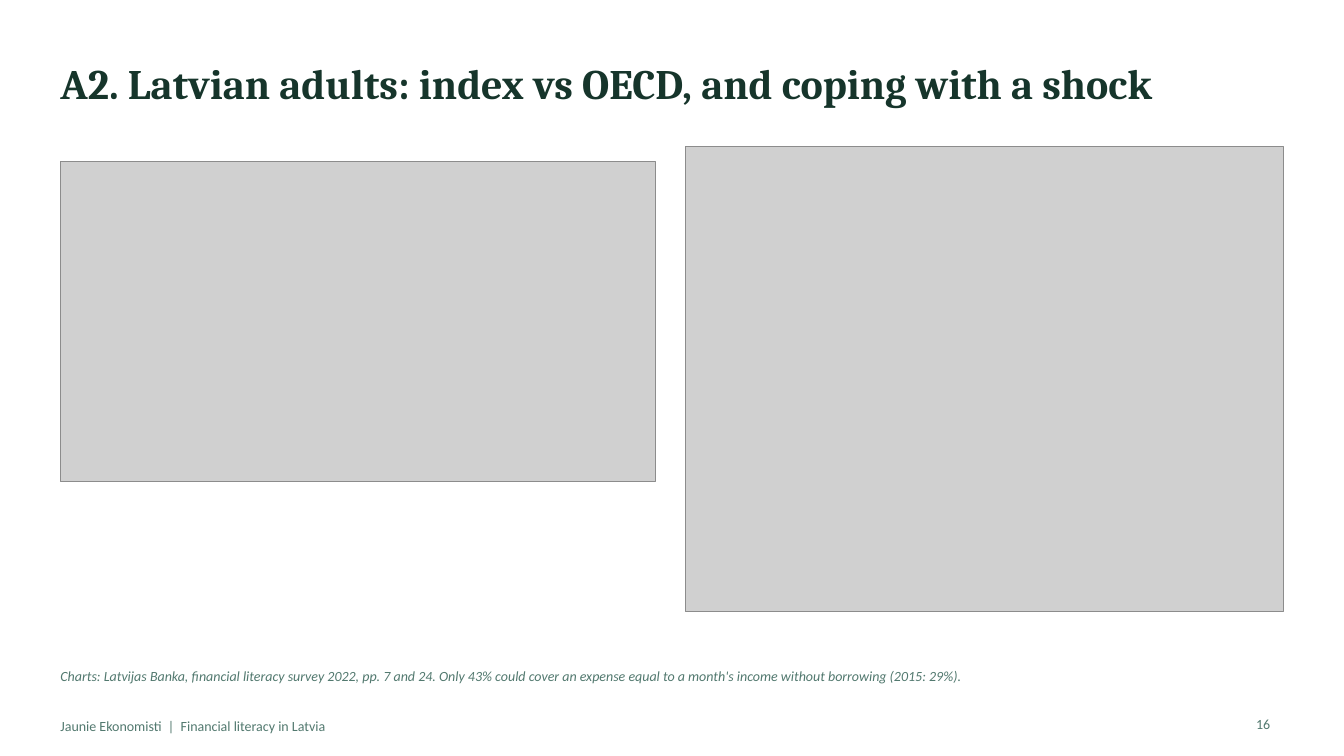
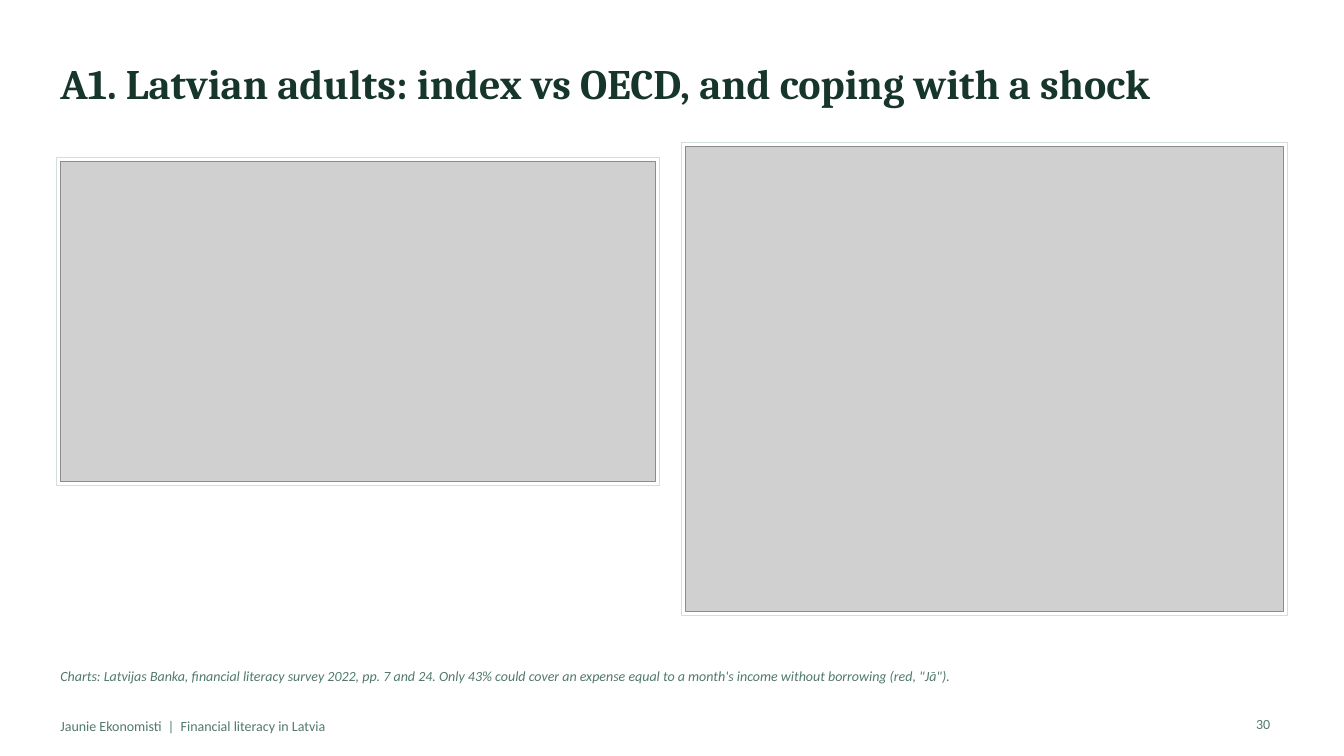
Before and after one commit to ArtisLV890/Elective-Impact-Making-for-the-Competitiveness-and-Data-Driven-Decisions-2026-2027, a slide deck: slide 30 of financial-literacy/presentation/Financial literacy in Latvia - presentation.pptx (slide 16 before the commit). Drawn at 1344x756 pixels with LibreOffice and Linux fonts; fonts in the diff are those of the drawing; grey boxes stand for pictures. Boxes give left, top, right and bottom in pixels: in the first picture for what was removed or moved away, otherwise in the second. Text is boxed around its words. In the diff, an @@ line names an element or a change of style, - is before the commit and + after.

```diff
--- a/financial-literacy/presentation/Financial literacy in Latvia - presentation.pptx
+++ b/financial-literacy/presentation/Financial literacy in Latvia - presentation.pptx
@@ title at bbox=[60, 69, 1150, 109]: text changed @@
-A2. Latvian adults: index vs OECD, and coping with a shock
+A1. Latvian adults: index vs OECD, and coping with a shock
@@ rectangle added at bbox=[682, 142, 1288, 616], fill #FFFFFF, outline #D5DDD8 0.75 pt @@
@@ rectangle added at bbox=[56, 157, 659, 486], fill #FFFFFF, outline #D5DDD8 0.75 pt @@
@@ text at bbox=[60, 671, 950, 684]: text changed @@
-Charts: Latvijas Banka, financial literacy survey 2022, pp. 7 and 24. Only 43% could cover an expense equal to a month's income without borrowing (2015: 29%).
+Charts: Latvijas Banka, financial literacy survey 2022, pp. 7 and 24. Only 43% could cover an expense equal to a month's income without borrowing (red, "Jā").
@@ page number at bbox=[1256, 720, 1270, 729]: text changed @@
-16
+30
```
Also in this commit, not shown: 17 other slides changed, 15 slides added, 3 slides removed, 3 other files.
